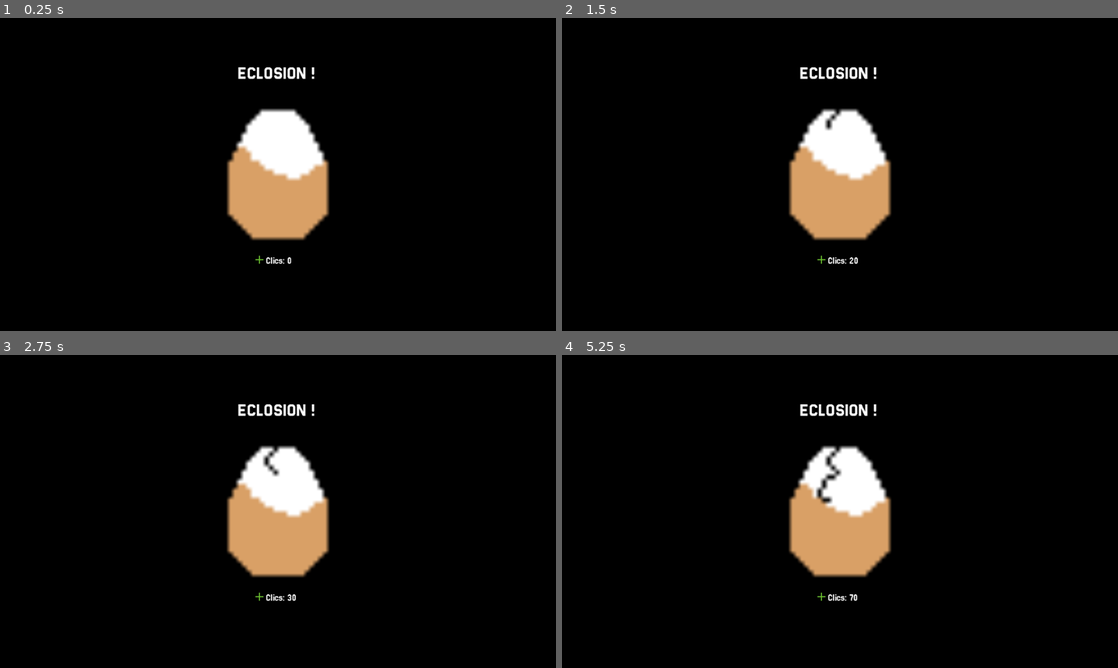
Above: before the commit, frames 1-4 (two rows, left to right).
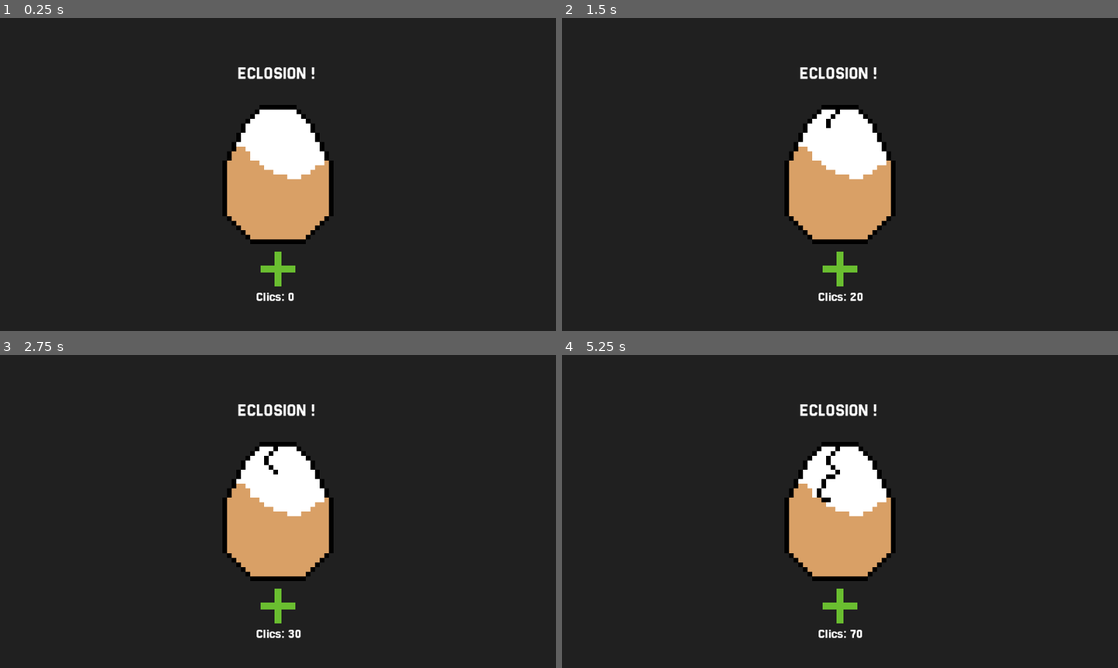
Above: after the commit, the same moments.

Repository: Celine86/GODOT_crackTheEgg
Game: Godot game, scene res://scene.tscn
The game is run twice, just before and just after one commit, with the same random seed, the same clock (stepped at 60 frames per second) and the same inputs.
Inputs (mouse positions are in pixels of both pictures, inside the frame that each line leads up to; where the layout moved, square brackets give the same spot in the first picture):
- Up to frame 1 (0.25 s): no input
- Up to frame 2 (1.5 s): click (840, 268) [823, 259] at 0.5 s; click (840, 268) [823, 259] at 1.25 s
- Up to frame 3 (2.75 s): click (278, 605) [261, 596] at 2 s
- Up to frame 4 (5.25 s): tap Enter at 2.75, 4.25 s; tap Space at 3.5, 5 s

The runs differ from the first frame. In frame 1, 93% of the frame differs, in the area x 0-100%, y 0-100%; in frame 2, 93%; in frame 3, 93%; in frame 4, 94%.

Commit message:
Better Egg

Diff:
--- a/control.gd
+++ b/control.gd
@@ -1,7 +1,7 @@
 extends Control
 
 func _ready():
-	RenderingServer.set_default_clear_color(Color.from_rgba8(0,0,0))
+	RenderingServer.set_default_clear_color(Color.from_rgba8(32,32,32))
 
 var hatchCount = 0
 #eggSprite est assignée quand le node est prêt, la variable référence le node AnimatedEgg situé dans le parent.
--- a/project.godot
+++ b/project.godot
@@ -35,3 +35,4 @@
 rendering_device/driver.windows="d3d12"
 renderer/rendering_method="gl_compatibility"
 renderer/rendering_method.mobile="gl_compatibility"
+textures/vram_compression/import_etc2_astc=true
--- a/scene.tscn
+++ b/scene.tscn
@@ -1,8 +1,6 @@
 [gd_scene format=3 uid="uid://bbwt1uxle2cjh"]
 
 [ext_resource type="Script" uid="uid://dw3vmxbs8cqld" path="res://control.gd" id="1_3253y"]
-[ext_resource type="Texture2D" uid="uid://k54ejb7weoo0" path="res://assets/icons/Add.png" id="2_u3cyc"]
-[ext_resource type="Texture2D" uid="uid://bf4juhcoak15k" path="res://assets/icons/AddClick.png" id="3_m7jmp"]
 [ext_resource type="Texture2D" uid="uid://bm7neo04rqwy6" path="res://assets/images/Egg001.png" id="4_u3cyc"]
 [ext_resource type="Texture2D" uid="uid://b1wuol4bgcjl1" path="res://assets/images/Egg002.png" id="5_i6j5g"]
 [ext_resource type="Texture2D" uid="uid://b0agrqte07kt4" path="res://assets/images/Egg003.png" id="6_g6g5t"]
@@ -22,6 +20,8 @@
 [ext_resource type="Texture2D" uid="uid://d2ofy6hk2uyhf" path="res://assets/images/Egg017.png" id="20_hyak3"]
 [ext_resource type="Texture2D" uid="uid://bfgfru6v47vpe" path="res://assets/images/Egg018.png" id="21_7842m"]
 [ext_resource type="Texture2D" uid="uid://cun4kuch3aa47" path="res://assets/images/Egg019.png" id="22_jrtx1"]
+[ext_resource type="Texture2D" uid="uid://baawrwrmlnmux" path="res://assets/icons/AddBig.png" id="23_g6g5t"]
+[ext_resource type="Texture2D" uid="uid://bs2dpvovnuk45" path="res://assets/icons/AddBigClick.png" id="23_i6j5g"]
 [ext_resource type="Texture2D" uid="uid://ydvbl1cxxc56" path="res://assets/images/Egg020.png" id="23_p7oqj"]
 [ext_resource type="Texture2D" uid="uid://2gx00a0u0s60" path="res://assets/images/Egg021.png" id="24_aobm4"]
 
@@ -109,8 +109,9 @@
 [node name="Node2D" type="Node2D" unique_id=534722047]
 
 [node name="AnimatedEgg" type="AnimatedSprite2D" parent="." unique_id=1284360170]
+texture_filter = 1
 position = Vector2(480, 270)
-scale = Vector2(7.7968745, 7.9062495)
+scale = Vector2(8, 8)
 sprite_frames = SubResource("SpriteFrames_arlik")
 animation = &"eggCrack"
 frame_progress = 0.6377004
@@ -133,14 +134,14 @@
 anchor_top = 1.0
 anchor_right = 0.5
 anchor_bottom = 1.0
-offset_left = 440.0
-offset_top = 409.0
-offset_right = 456.0
-offset_bottom = 425.0
+offset_left = 448.0
+offset_top = 401.0
+offset_right = 512.0
+offset_bottom = 465.0
 grow_horizontal = 2
 grow_vertical = 0
-texture_normal = ExtResource("2_u3cyc")
-texture_pressed = ExtResource("3_m7jmp")
+texture_normal = ExtResource("23_g6g5t")
+texture_pressed = ExtResource("23_i6j5g")
 
 [node name="eggHatch" type="Label" parent="Control" unique_id=1578272637]
 layout_mode = 1
@@ -149,12 +150,13 @@
 anchor_top = 1.0
 anchor_right = 0.5
 anchor_bottom = 1.0
-offset_left = 459.0
-offset_top = 411.0
-offset_right = 532.0
-offset_bottom = 434.0
+offset_left = 442.0
+offset_top = 468.0
+offset_right = 527.0
+offset_bottom = 493.0
 grow_horizontal = 2
 grow_vertical = 0
+theme_override_font_sizes/font_size = 24
 text = "eggHatch"
 
 [node name="GameTitle" type="Label" parent="." unique_id=185343026]
Binary file removed: assets/icons/Add.png
Binary file added: assets/icons/AddBig.png
Not shown, changed: assets/icons/AddBig.png.import
Binary file added: assets/icons/AddBigClick.png
Not shown, changed: assets/icons/AddBigClick.png.import
Binary file removed: assets/icons/AddClick.png
Not shown, added: export_presets.cfg
